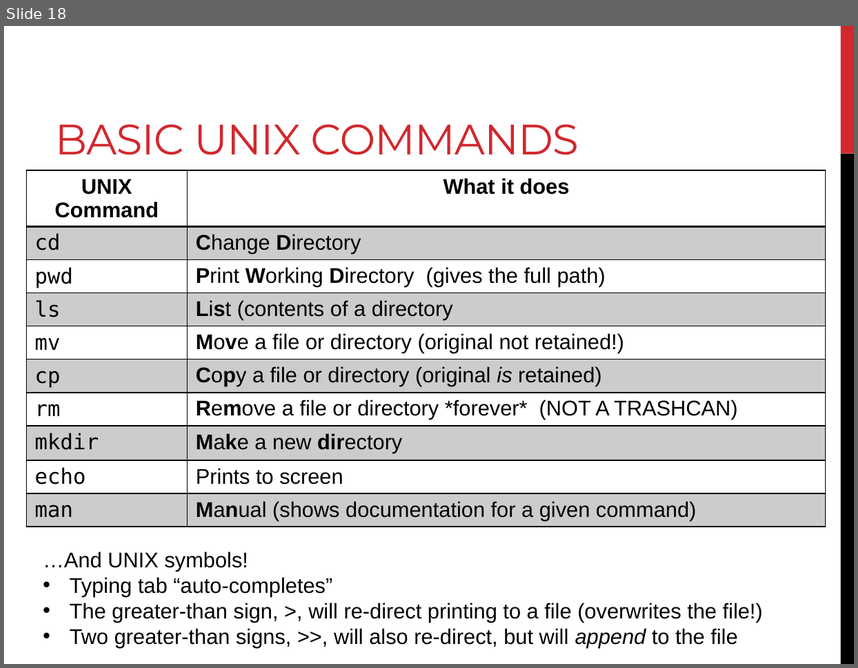
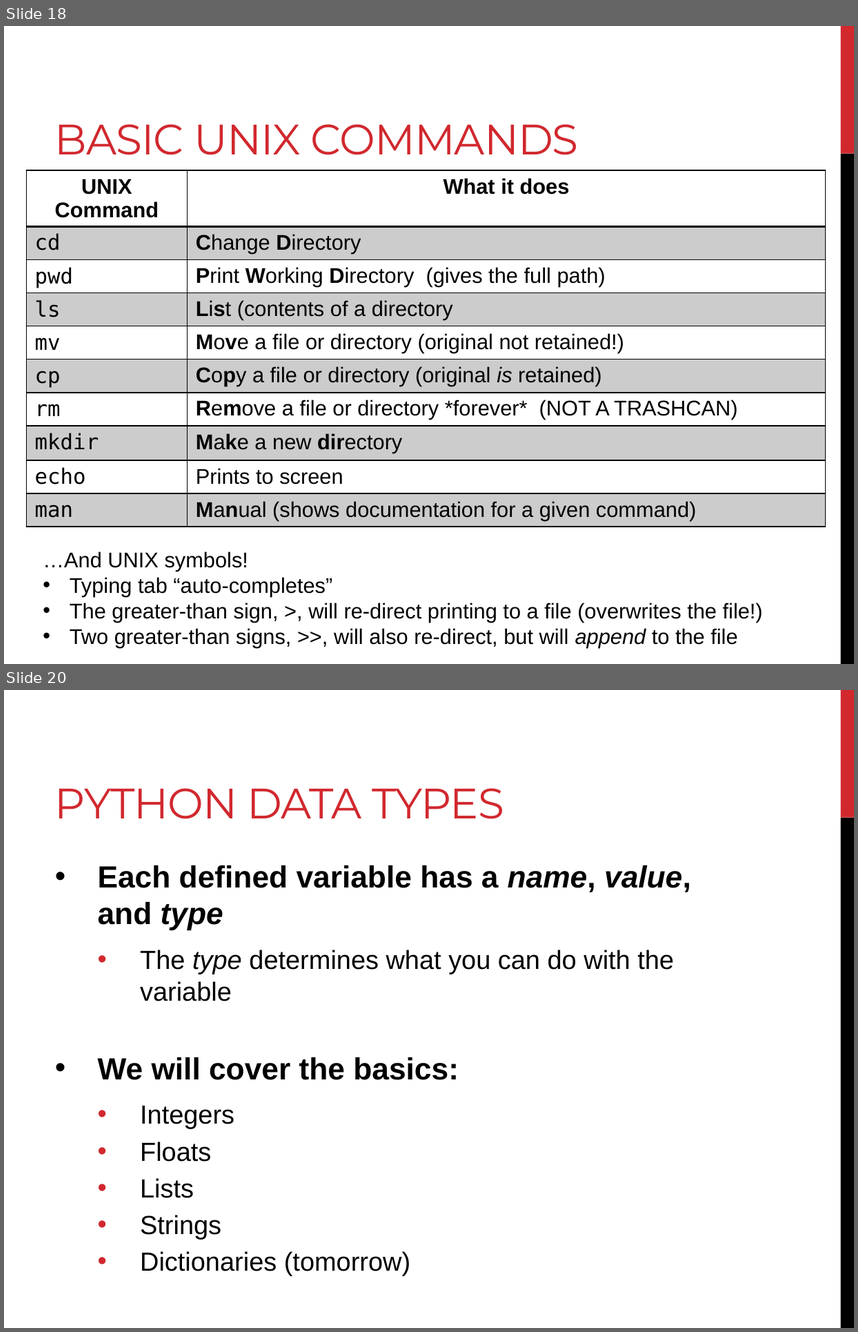
Before and after one commit to BjornFJohansson/ccbb_bigdata2015_python, a slide deck: slides/day1_slides.pptx. Shown one above the other, each under a label of ours: slide 18 before the commit, slides 18 and 20 after it; the slides between them are not shown. The pictures are 858x668 and 858x1332 pixels, drawn with LibreOffice and Linux fonts; fonts in the diff are those of the drawing. Boxes give left, top, right and bottom in pixels: in the first picture for what was removed or moved away, otherwise in the second. Text is boxed around its words. In the diff, an @@ line names an element or a change of style, - is before the commit and + after.

```diff
--- a/slides/day1_slides.pptx
+++ b/slides/day1_slides.pptx
@@ slide 20 added at box(4, 690, 854, 1328), background #FFFFFF; not listed: 2 template elements that a slide beside it also shows @@
@@ title added at box(55, 788, 504, 819), 36 pt, text #D1282E @@
+PYTHON DATA TYPES
@@ text added at box(98, 865, 691, 1275), 22.2 pt, text #000000 @@
+• Each defined variable has a name, value, and type
+  • The type determines what you can do with the variable
+• We will cover the basics:
+  • Integers
+  • Floats
+  • Lists
+  • Strings
+  • Dictionaries (tomorrow)
```
Also in this commit, not shown: 2 slides changed, 53 other slides added.
